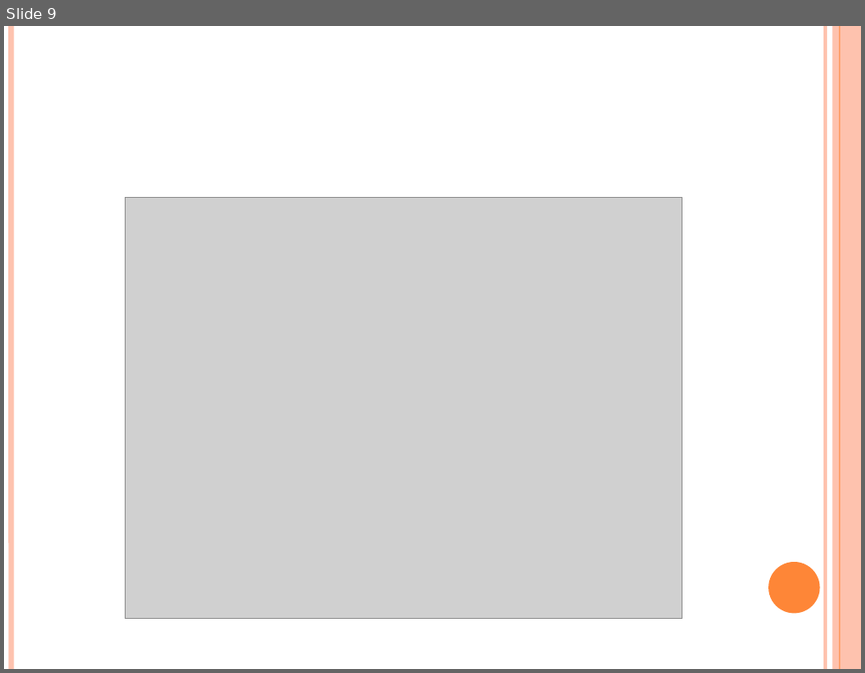
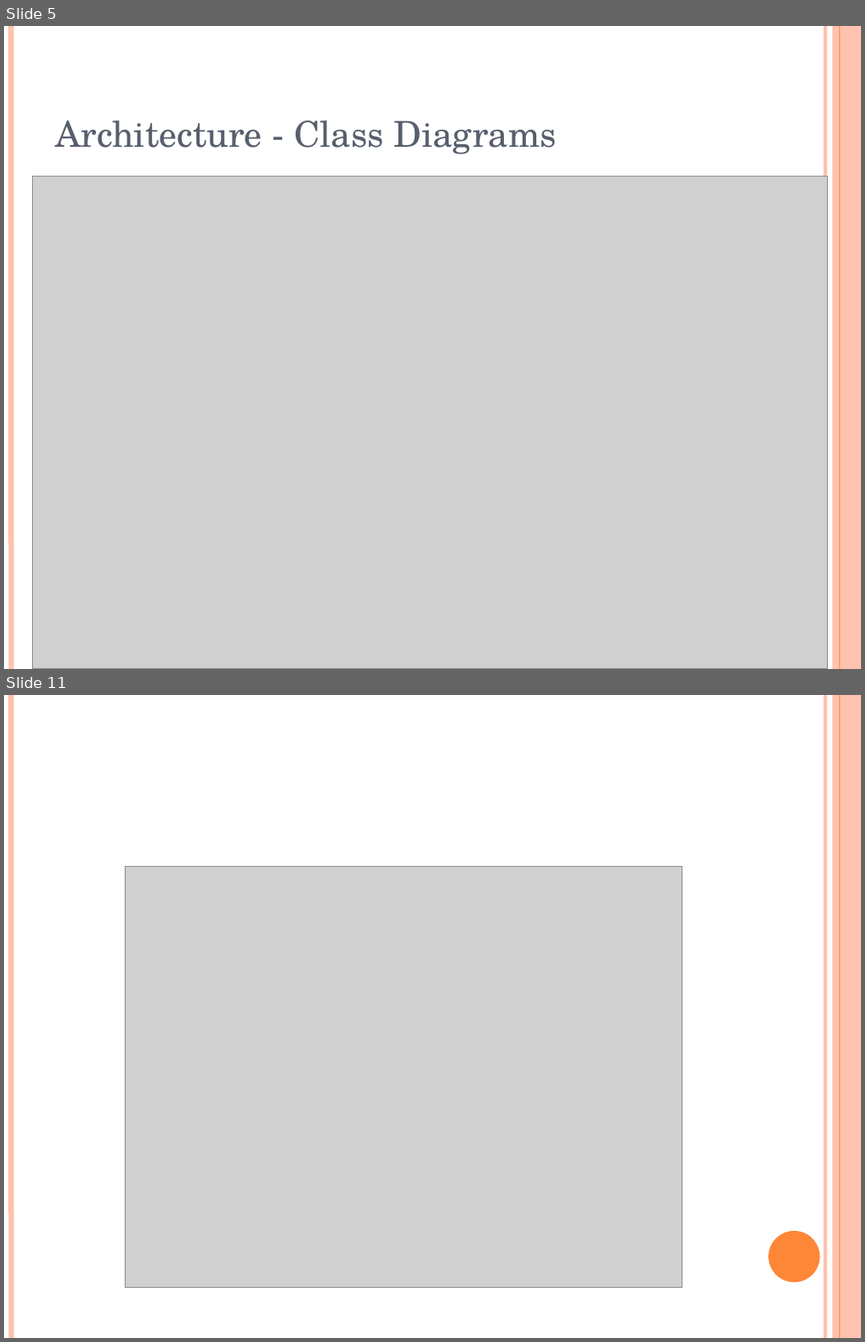
Before and after one commit to oscar-lima/sdp_ws2013_pcl, a slide deck: doc/apcl_presentation.pptx. Shown one above the other, each under a label of ours: slide 9 before the commit, slides 5 and 11 after it; the slides between them are not shown. The pictures are 865x673 and 865x1342 pixels, drawn with LibreOffice and Linux fonts; fonts in the diff are those of the drawing; grey boxes stand for pictures. Boxes give left, top, right and bottom in pixels: in the first picture for what was removed or moved away, otherwise in the second. Text is boxed around its words. In the diff, an @@ line names an element or a change of style, - is before the commit and + after.

```diff
--- a/doc/apcl_presentation.pptx
+++ b/doc/apcl_presentation.pptx
@@ slide 5 added at (x1=4, y1=26, x2=861, y2=669), background #FFFFFF; not listed: 5 template elements that a slide beside it also shows @@
@@ text added at (x1=55, y1=120, x2=556, y2=154), 30 pt, text #575F6D @@
+Architecture - Class Diagrams
@@ picture added at (x1=32, y1=176, x2=828, y2=669) @@
@@ what was slide 9 is now slide 11 @@
```
Also in this commit, not shown: 6 slides changed, 3 other slides added, 2 slides removed.
